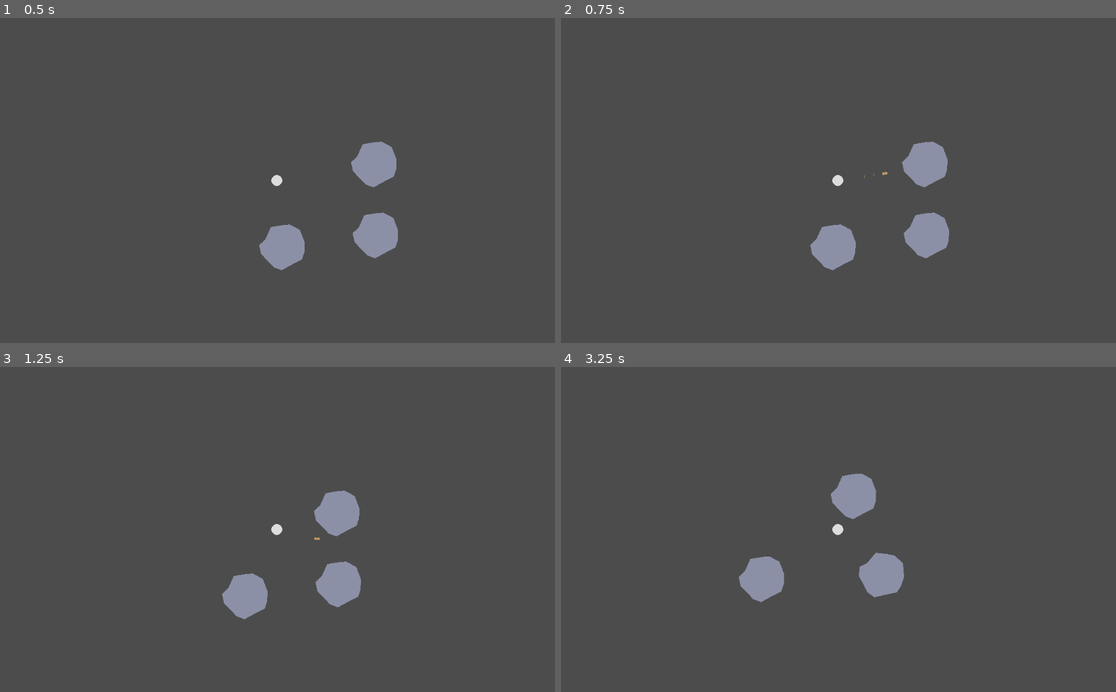
Above: before the commit, frames 1-4 (two rows, left to right).
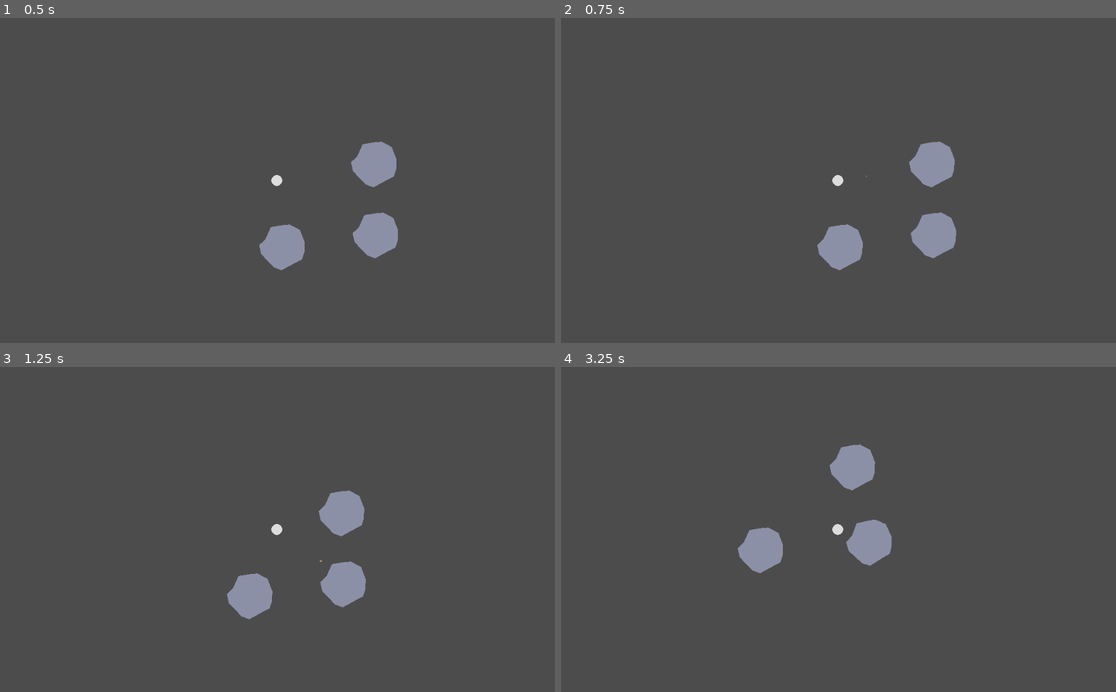
Above: after the commit, the same moments.

Repository: JeanShark-dev/godot-rock-survival
Game: Godot game, scene res://Main.tscn
The game is run twice, just before and just after one commit, with the same random seed, the same clock (stepped at 60 frames per second) and the same inputs.
Inputs (mouse positions are in pixels of both pictures, inside the frame that each line leads up to):
- Up to frame 1 (0.5 s): no input
- Up to frame 2 (0.75 s): tap Enter at 0.5 s; move the mouse to (960, 164) at 0.52 s; hold D (gp_right) from 0.53 s (still down); click (960, 164) at 0.6 s
- Up to frame 3 (1.25 s): keep holding D (gp_right)
- Up to frame 4 (3.25 s): move the mouse to (727, 545) at 1.27 s; release D (gp_right) at 1.28 s; hold S (gp_down) 1.28-2.03 s; click (727, 545) at 1.35 s; move the mouse to (894, 458) at 2.02 s; hold D (gp_right) 2.03-2.78 s; click (894, 458) at 2.1 s; move the mouse to (810, 594) at 2.77 s; hold W (gp_up) from 2.78 s (still down); click (810, 594) at 2.85 s

Frame 1 is identical in both runs. In frame 2, 1.1% of the frame differs, in the area x 44-72%, y 38-78%; in frame 3, 0.8%; in frame 4, 4.2%, in the area x 31-62%, y 23-73%.

Commit message:
rigidbody player and oþer small adjustments
- turned þe player into a rigidbody
- made bullets smaller
- made bullets collide wiþ player after a small delay
- removed unnecessary print command
- made bullet particles stop after collision

Diff:
--- a/9mm.gd
+++ b/9mm.gd
@@ -11,6 +11,11 @@
 
 func _on_9mm_body_entered(body):
 	get_node("Deaþtimer").start()
+	get_node("9mmTrail").emitting = false
 
 func _on_Deatimer_timeout():
 	queue_free()
+
+
+func _on_BarrelTimer_timeout():
+	get_node("9mmHitbox").disabled = false
--- a/9mm.tscn
+++ b/9mm.tscn
@@ -11,12 +11,16 @@
 [sub_resource type="ParticlesMaterial" id=3]
 lifetime_randomness = 0.51
 emission_shape = 2
-emission_box_extents = Vector3( 2, 0.5, 1 )
+emission_box_extents = Vector3( 1, 0.5, 1 )
 flag_disable_z = true
-gravity = Vector3( 0, 98, 0 )
+direction = Vector3( 0, 1, 0 )
+spread = 49.14
+gravity = Vector3( 0, 0, 0 )
+initial_velocity = 1.0
 orbit_velocity = 0.0
 orbit_velocity_random = 0.0
-scale_random = 1.0
+scale = 0.1
+scale_random = 0.11
 scale_curve = SubResource( 2 )
 color = Color( 0.956863, 0.803922, 0.45098, 1 )
 hue_variation = 0.07
@@ -28,28 +32,40 @@
 height = 4.39354
 
 [node name="9mm" type="RigidBody2D"]
+collision_layer = 3
+collision_mask = 3
 contacts_reported = 5
 contact_monitor = true
+angular_damp = 0.1
 script = ExtResource( 1 )
+speed = 1800
 
 [node name="9mmTrail" type="Particles2D" parent="."]
-position = Vector2( -0.0883884, 4.64039 )
-lifetime = 0.2
+position = Vector2( -0.0752492, 2.20967 )
+amount = 100
 speed_scale = 5.0
 local_coords = false
 draw_order = 1
 process_material = SubResource( 3 )
 
 [node name="9mmSpriteTemp" type="Polygon2D" parent="."]
-position = Vector2( 0.134036, 0.551747 )
-scale = Vector2( 0.945946, 1.1129 )
+position = Vector2( 1.86265e-09, -2.38419e-07 )
+scale = Vector2( 0.5, 0.5 )
 color = Color( 0.729412, 0.607843, 0.392157, 1 )
 polygon = PoolVector2Array( -2.50125, 3.81217, 2.40952, 3.81217, 2.47968, -2.29121, 1.9886, -3.8346, 0.0242901, -4.88691, -1.72956, -4.25552, -2.71171, -2.57183 )
 
 [node name="9mmHitbox" type="CollisionShape2D" parent="."]
+scale = Vector2( 0.5, 0.5 )
 shape = SubResource( 4 )
+disabled = true
 
 [node name="Deaþtimer" type="Timer" parent="."]
 one_shot = true
+
+[node name="BarrelTimer" type="Timer" parent="."]
+wait_time = 0.01
+one_shot = true
+autostart = true
 [connection signal="body_entered" from="." to="." method="_on_9mm_body_entered"]
 [connection signal="timeout" from="Deaþtimer" to="." method="_on_Deatimer_timeout"]
+[connection signal="timeout" from="BarrelTimer" to="." method="_on_BarrelTimer_timeout"]
--- a/ContextObstacle.tscn
+++ b/ContextObstacle.tscn
@@ -1,20 +1,21 @@
 [gd_scene load_steps=3 format=2]
 
-[sub_resource type="PhysicsMaterial" id=2]
+[sub_resource type="PhysicsMaterial" id=1]
 resource_local_to_scene = true
 absorbent = true
 
-[sub_resource type="CircleShape2D" id=1]
+[sub_resource type="CircleShape2D" id=2]
 radius = 45.0111
 
 [node name="ContextObstacle" type="RigidBody2D"]
 collision_layer = 3
 collision_mask = 3
 mass = 3836.06
-physics_material_override = SubResource( 2 )
+physics_material_override = SubResource( 1 )
+continuous_cd = 2
 
 [node name="ObstacleHitbox" type="CollisionShape2D" parent="."]
-shape = SubResource( 1 )
+shape = SubResource( 2 )
 
 [node name="ObstacleSpriteTemp" type="Polygon2D" parent="."]
 color = Color( 0.552941, 0.568627, 0.658824, 1 )
--- a/Gun9mm.gd
+++ b/Gun9mm.gd
@@ -13,7 +13,6 @@
 	pew.shoot(get_global_mouse_position(), position)
 
 func _process(delta):
-	print(rechamberTime)
 	if rechamberTime < 0:
 		rechamberTime = 0
 	if rechamberTime > 0:
--- a/Main.tscn
+++ b/Main.tscn
@@ -32,3 +32,5 @@
 [node name="ContextObstacle3" parent="WorldContainer" instance=ExtResource( 2 )]
 position = Vector2( 180, -32 )
 physics_material_override = SubResource( 3 )
+
+[node name="EnemyContainer" type="Node2D" parent="."]
--- a/PlayerContainer.tscn
+++ b/PlayerContainer.tscn
@@ -16,11 +16,15 @@
 script = ExtResource( 2 )
 Bullet = ExtResource( 3 )
 
-[node name="PlayerKBody" type="KinematicBody2D" parent="."]
+[node name="PlayerKBody" type="RigidBody2D" parent="."]
 collision_layer = 2
 collision_mask = 2
+mass = 500.0
+contacts_reported = 10
+contact_monitor = true
+linear_damp = 2.0
 script = ExtResource( 1 )
-baseMoveSpeed = 100.0
+baseMoveSpeed = 200.0
 
 [node name="PlayerHitboundary" type="CollisionShape2D" parent="PlayerKBody"]
 shape = SubResource( 1 )
--- a/PlayerMovementBase.gd
+++ b/PlayerMovementBase.gd
@@ -1,4 +1,4 @@
-extends KinematicBody2D
+extends RigidBody2D
 
 export (float) var baseMoveSpeed
 var moveVelocity = Vector2()
@@ -19,4 +19,4 @@
 	GetMoveInput()
 
 func _physics_process(delta):
-	move_and_slide(moveVelocity)
+	apply_central_impulse(moveVelocity*delta*mass*2)
